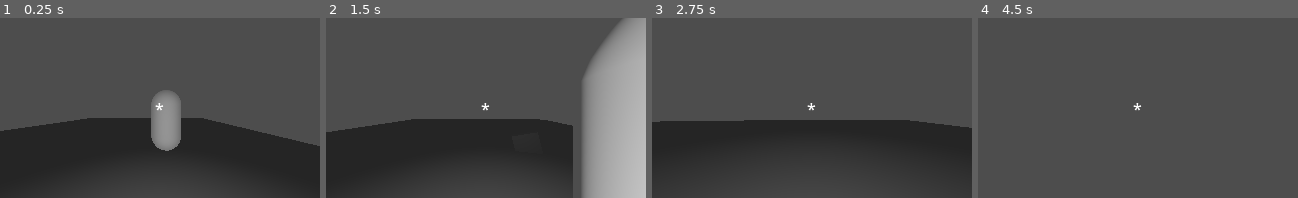
Above: before the commit, frames 1-4 (left to right).
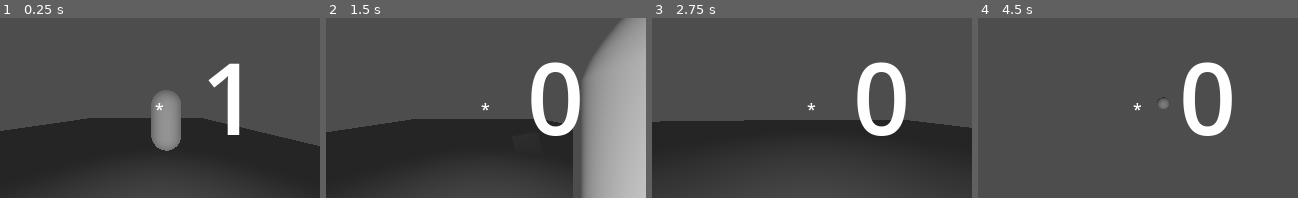
Above: after the commit, the same moments.

Repository: influenza-dotcom/3D-RPG
Game: Godot game, scene res://game.tscn
Same seed, same stepped clock (60 frames per second), same inputs: the game is played once before the commit and once after it.
Inputs (mouse positions are in pixels of both pictures, inside the frame that each line leads up to):
- Up to frame 1 (0.25 s): no input
- Up to frame 2 (1.5 s): move the mouse to (502, 108) at 0.52 s; press the mouse at (502, 108) at 0.53 s; hold W (forward) from 0.53 s (still down); tap Space (jump) at 0.77 s; move the mouse to (470, 108) at 1.27 s; release the mouse at (470, 108) at 1.28 s; click (470, 108) at 1.35 s
- Up to frame 3 (2.75 s): keep holding W (forward); tap Space (jump) at 1.52 s; move the mouse to (818, 104) at 2.02 s; press the mouse at (818, 104) at 2.03 s
- Up to frame 4 (4.5 s): keep holding W (forward); tap Enter at 2.75 s; move the mouse to (1134, 111) at 2.77 s; release the mouse at (1134, 111) at 2.78 s; click (1134, 111) at 2.85 s; tap Space (jump) at 3.02, 3.77 s; move the mouse to (1163, 109) at 3.52 s; press the mouse at (1163, 109) at 3.53 s; tap R (Reload, bound only after the commit) at 4.15 s; move the mouse to (1112, 106) at 4.27 s; release the mouse at (1112, 106) at 4.28 s; click (1112, 106) at 4.35 s

The runs differ from the first frame. In frame 1, 2.0% of the frame differs, in the area x 65-75%, y 25-65%; in frame 2, 3.3%; in frame 3, 3.3%; in frame 4, 3.5%, in the area x 55-80%, y 24-66%.

Commit message:
rpgpt0.000001

Diff:
--- a/Player.tscn
+++ b/Player.tscn
@@ -1,30 +1,43 @@
 [gd_scene format=3 uid="uid://u4d1weoodfyl"]
 
 [ext_resource type="Script" uid="uid://casooqe01qj65" path="res://player.gd" id="1_xhfnw"]
+[ext_resource type="Script" uid="uid://cgiqawmoh040v" path="res://reload.gd" id="2_3tkgg"]
 [ext_resource type="Script" uid="uid://k7w54ftj4cv6" path="res://attack.gd" id="2_e80uo"]
 [ext_resource type="Script" uid="uid://s33f6uge5lrq" path="res://mouse_input.gd" id="2_kpjcp"]
 [ext_resource type="Script" uid="uid://dai27h6juqwq4" path="res://inventory.gd" id="2_tdg3f"]
-[ext_resource type="Resource" uid="uid://1hb6seg5fr6s" path="res://pistol.tres" id="3_dtqjt"]
+[ext_resource type="Resource" uid="uid://bu7caixpr0wo" path="res://rock_weapon.tres" id="3_5ncpa"]
 [ext_resource type="Script" uid="uid://c4kxwn8enjkw" path="res://head.gd" id="3_kne1u"]
 [ext_resource type="Script" uid="uid://6rkb0tvvxd15" path="res://projectile_spawner.gd" id="5_cxr5p"]
 [ext_resource type="Script" uid="uid://24ipue4s7tg2" path="res://player_debug.gd" id="8_5ncpa"]
+[ext_resource type="Script" uid="uid://bqyq4oydrsw3d" path="res://ammo.gd" id="9_wi0c6"]
+[ext_resource type="Script" uid="uid://b5i2m6yd2ddy2" path="res://ui.gd" id="10_hp6x6"]
 
 [sub_resource type="CapsuleShape3D" id="CapsuleShape3D_mf4mk"]
 
-[node name="Player" type="CharacterBody3D" unique_id=1004389063]
+[sub_resource type="Theme" id="Theme_hp6x6"]
+default_font_size = 100
+
+[node name="Player" type="CharacterBody3D" unique_id=1004389063 groups=["Player"]]
 collision_mask = 2
 script = ExtResource("1_xhfnw")
 
+[node name="Reload" type="Node3D" parent="." unique_id=847704339]
+script = ExtResource("2_3tkgg")
+
 [node name="Inventory" type="Node3D" parent="." unique_id=1356118778]
 script = ExtResource("2_tdg3f")
-equipped_weapon = ExtResource("3_dtqjt")
+equipped_weapon = ExtResource("3_5ncpa")
+
+[node name="Ammo" type="Node3D" parent="." unique_id=2115594039]
+script = ExtResource("9_wi0c6")
 
 [node name="CollisionShape3D" type="CollisionShape3D" parent="." unique_id=67716590]
 shape = SubResource("CapsuleShape3D_mf4mk")
 
-[node name="Attack" type="Node3D" parent="." unique_id=2055883099 node_paths=PackedStringArray("muzzle")]
+[node name="Attack" type="Node3D" parent="." unique_id=2055883099 node_paths=PackedStringArray("muzzle", "clip")]
 script = ExtResource("2_e80uo")
 muzzle = NodePath("../Head/Muzzle")
+clip = NodePath("../Ammo")
 
 [node name="MouseInput" type="Node3D" parent="." unique_id=341331582]
 script = ExtResource("2_kpjcp")
@@ -42,12 +55,67 @@
 [node name="Muzzle" type="Marker3D" parent="Head" unique_id=2078084539]
 transform = Transform3D(1, 0, 0, 0, 1, 0, 0, 0, 1, 0.3, -0.2, -0.5)
 
-[node name="ProjectileSpawner" type="Node3D" parent="." unique_id=518438632]
+[node name="ProjectileSpawner" type="Node3D" parent="." unique_id=518438632 node_paths=PackedStringArray("muzzle", "player")]
 script = ExtResource("5_cxr5p")
+muzzle = NodePath("../Head/Muzzle")
+player = NodePath("..")
 
 [node name="PlayerDebug" type="Node3D" parent="." unique_id=1249552217]
 script = ExtResource("8_5ncpa")
 
+[node name="UI" type="CanvasLayer" parent="." unique_id=581370999 node_paths=PackedStringArray("player", "ammo_count")]
+script = ExtResource("10_hp6x6")
+player = NodePath("..")
+ammo_count = NodePath("../Ammo")
+
+[node name="Crosshair" type="Label" parent="UI" unique_id=1533898253]
+anchors_preset = 8
+anchor_left = 0.5
+anchor_top = 0.5
+anchor_right = 0.5
+anchor_bottom = 0.5
+offset_left = -20.0
+offset_top = -11.5
+offset_right = 20.0
+offset_bottom = 11.5
+grow_horizontal = 2
+grow_vertical = 2
+text = "*"
+horizontal_alignment = 1
+vertical_alignment = 1
+metadata/_edit_use_anchors_ = true
+
+[node name="AMMO" type="Label" parent="UI" unique_id=272971528]
+anchors_preset = 2
+anchor_top = 1.0
+anchor_bottom = 1.0
+offset_left = 137.0
+offset_top = -170.0
+offset_right = 322.0
+offset_bottom = -33.0
+grow_vertical = 0
+theme = SubResource("Theme_hp6x6")
+text = "test"
+horizontal_alignment = 1
+vertical_alignment = 1
+metadata/_edit_use_anchors_ = true
+
+[node name="HP" type="Label" parent="UI" unique_id=1463692062]
+anchors_preset = 2
+anchor_top = 1.0
+anchor_bottom = 1.0
+offset_left = 31.0
+offset_top = -311.0
+offset_right = 216.0
+offset_bottom = -174.0
+grow_vertical = 0
+theme = SubResource("Theme_hp6x6")
+text = "test"
+horizontal_alignment = 1
+vertical_alignment = 1
+metadata/_edit_use_anchors_ = true
+
+[connection signal="reload" from="Reload" to="Ammo" method="reload"]
 [connection signal="spawn_projectile" from="Attack" to="ProjectileSpawner" method="spawn_projectile"]
 [connection signal="attack" from="MouseInput" to="Attack" method="_on_mouse_input_attack"]
 [connection signal="rotate" from="MouseInput" to="." method="_on_mouse_input_rotate"]
--- a/Projectile.tscn
+++ b/Projectile.tscn
@@ -13,7 +13,7 @@
 emission_enabled = true
 emission = Color(1, 0.7294118, 0, 1)
 emission_energy_multiplier = 16.0
-subsurf_scatter_enabled = true
+rim_enabled = true
 
 [sub_resource type="SphereShape3D" id="SphereShape3D_a85iw"]
 radius = 0.05
@@ -25,7 +25,7 @@
 script = ExtResource("1_a85iw")
 
 [node name="MeshInstance3D" type="MeshInstance3D" parent="." unique_id=1548973859]
-transform = Transform3D(0.01, 0, 0, 0, 0.01, 0, 0, 0, 6, 0, 0, 0.44855142)
+transform = Transform3D(0.01, 0, 0, 0, 0.01, 0, 0, 0, 6, 0, 0, 0.3261749)
 mesh = SubResource("SphereMesh_akgne")
 surface_material_override/0 = SubResource("StandardMaterial3D_t7eop")
 
--- /dev/null
+++ b/ammo.gd
@@ -0,0 +1,32 @@
+extends Node3D
+
+var inventory
+var current_weapon
+
+var current_ammo
+var max_ammo
+
+func get_inventory():
+	inventory = get_parent().get_node("Inventory")
+	inventory.weapon_changed.connect(_on_weapon_changed)
+	current_weapon = inventory.equipped_weapon
+
+func _on_weapon_changed(_weapon: Weapon):
+	current_weapon = _weapon
+
+func set_to_max_ammo():
+	current_ammo = current_weapon.max_ammo
+
+func consume_ammo() -> bool:
+	if current_ammo > 0.0:
+		current_ammo -= 1.0
+		return true
+	else:
+		return false
+
+func reload():
+	set_to_max_ammo()
+
+func _ready() -> void:
+	get_inventory()
+	set_to_max_ammo()
--- a/attack.gd
+++ b/attack.gd
@@ -3,6 +3,7 @@
 signal spawn_projectile(_from, _direction, _visual_only: bool)
 
 @export var muzzle: Node3D
+@export var clip: Node3D
 
 var current_weapon: Weapon
 
@@ -25,11 +26,15 @@
 	if not current_weapon:
 		return
 
+	if !clip.consume_ammo():
+		return
+
 	var _space_state = get_world_3d().direct_space_state
 	var _center = get_viewport().get_visible_rect().size / 2.0
 	var _from = _camera.project_ray_origin(_center)
-	var _direction = -_camera.global_transform.basis.z
+	var _direction = _camera.project_ray_normal(_center)
 	var _to = _from + _direction * current_weapon.effective_range
+	var _far_point = _from + _direction * 10.0
 
 	var _query = PhysicsRayQueryParameters3D.create(_from, _to)
 	_query.exclude = [get_parent()]
@@ -41,6 +46,8 @@
 		print("Hit: ", _result.collider.name)
 		if _result.collider.has_method("take_damage"):
 			_result.collider.take_damage(current_weapon.damage)
-			spawn_projectile.emit(_spawn_point, _direction, true)
+			var _visual_direction = (_result.position - _spawn_point).normalized()
+			spawn_projectile.emit(_spawn_point, _visual_direction, true)
 	else:
-		spawn_projectile.emit(_spawn_point, _direction, false)
+		var _visual_direction = (_far_point - _spawn_point).normalized()
+		spawn_projectile.emit(_spawn_point, _visual_direction, false)
--- a/enemy.tscn
+++ b/enemy.tscn
@@ -21,7 +21,8 @@
 [node name="Mesh" type="MeshInstance3D" parent="." unique_id=195095158]
 mesh = SubResource("CapsuleMesh_7k104")
 
-[node name="Flash" type="Node3D" parent="." unique_id=1223745730]
+[node name="Flash" type="Node3D" parent="." unique_id=1223745730 node_paths=PackedStringArray("mesh")]
 script = ExtResource("2_4gyqm")
+mesh = NodePath("../Mesh")
 
 [connection signal="damaged" from="." to="Flash" method="_on_enemy_damaged"]
--- a/flash.gd
+++ b/flash.gd
@@ -1,6 +1,6 @@
 extends Node3D
 
-@onready var mesh: MeshInstance3D = $"../Mesh"
+@export var mesh: MeshInstance3D
 
 func _on_enemy_damaged(_current_hp: float, _max_hp: float) -> void:
 	flash()
--- a/game.tscn
+++ b/game.tscn
@@ -4,22 +4,4 @@
 
 [node name="Game" type="Node3D" unique_id=306039976]
 
-[node name="UI" type="CanvasLayer" parent="." unique_id=1065244131]
-
-[node name="Crosshair" type="Label" parent="UI" unique_id=1475178663]
-anchors_preset = 8
-anchor_left = 0.5
-anchor_top = 0.5
-anchor_right = 0.5
-anchor_bottom = 0.5
-offset_left = -20.0
-offset_top = -11.5
-offset_right = 20.0
-offset_bottom = 11.5
-grow_horizontal = 2
-grow_vertical = 2
-text = "*"
-horizontal_alignment = 1
-vertical_alignment = 1
-
 [node name="Level" parent="." unique_id=1728955352 instance=ExtResource("1_80nbo")]
--- a/project.godot
+++ b/project.godot
@@ -36,6 +36,10 @@
 window/subwindows/embed_subwindows=false
 window/stretch/scale_mode="integer"
 
+[global_group]
+
+Player=""
+
 [input]
 
 Attack={
@@ -68,6 +72,11 @@
 "events": [Object(InputEventKey,"resource_local_to_scene":false,"resource_name":"","device":-1,"window_id":0,"alt_press …(191 unchanged characters)…
 ]
 }
+Reload={
+"deadzone": 0.2,
+"events": [Object(InputEventKey,"resource_local_to_scene":false,"resource_name":"","device":-1,"window_id":0,"alt_pressed":false,"shift_pressed":false,"ctrl_pressed":false,"meta_pressed":false,"pressed":false,"keycode":0,"physical_keycode":82,"key_label":0,"unicode":114,"location":0,"echo":false,"script":null)
+]
+}
 
 [physics]
 
--- a/projectile.gd
+++ b/projectile.gd
@@ -1,3 +1,4 @@
+class_name Projectile
 extends RigidBody3D
 
 var direction: Vector3 = Vector3.FORWARD
--- a/projectile_spawner.gd
+++ b/projectile_spawner.gd
@@ -1,7 +1,7 @@
 extends Node3D
 
-var projectile_scene = preload("res://Projectile.tscn")
-@onready var muzzle: Marker3D = $"../Head/Muzzle"
+@export var muzzle: Marker3D
+@export var player: Character
 
 var current_weapon: Weapon
 
@@ -18,7 +18,10 @@
 		return
 
 
-	var _bullet = projectile_scene.instantiate()
+	var _bullet = current_weapon.projectile_scene.instantiate()
+
+	_bullet.gravity_scale = current_weapon.bullet_gravity_scale
+	_direction = _direction.rotated(_direction.cross(Vector3.UP).normalized(), deg_to_rad(current_weapon.launch_angle))
 	_bullet.direction = _direction
 	_bullet.damage = current_weapon.damage
 	_bullet.life_time = current_weapon.projectile_life_time
--- /dev/null
+++ b/reload.gd
@@ -0,0 +1,12 @@
+extends Node3D
+
+signal reload
+
+# Called when the node enters the scene tree for the first time.
+func reload_weapon() -> void:
+	reload.emit()
+
+func _unhandled_input(event: InputEvent) -> void:
+
+	if event.is_action_pressed("Reload"):
+		reload_weapon()
--- /dev/null
+++ b/rock_projectile.gd
@@ -0,0 +1 @@
+extends Projectile
--- /dev/null
+++ b/rock_projectile.tscn
@@ -0,0 +1,24 @@
+[gd_scene format=3 uid="uid://dsh4ofwyvp0w4"]
+
+[ext_resource type="Script" uid="uid://57dhcpts752p" path="res://rock_projectile.gd" id="1_g3ye5"]
+
+[sub_resource type="SphereMesh" id="SphereMesh_b4wt3"]
+radius = 0.063
+height = 0.125
+
+[sub_resource type="SphereShape3D" id="SphereShape3D_o0qsl"]
+radius = 0.05
+
+[node name="RockProjectile" type="RigidBody3D" unique_id=825465302]
+collision_mask = 2
+contact_monitor = true
+max_contacts_reported = 1
+script = ExtResource("1_g3ye5")
+
+[node name="MeshInstance3D" type="MeshInstance3D" parent="." unique_id=524781884]
+mesh = SubResource("SphereMesh_b4wt3")
+
+[node name="CollisionShape3D" type="CollisionShape3D" parent="." unique_id=1174596548]
+shape = SubResource("SphereShape3D_o0qsl")
+
+[connection signal="body_entered" from="." to="." method="_on_body_entered"]
--- /dev/null
+++ b/rock_weapon.tres
@@ -0,0 +1,15 @@
+[gd_resource type="Resource" script_class="Weapon" format=3 uid="uid://bu7caixpr0wo"]
+
+[ext_resource type="PackedScene" uid="uid://dsh4ofwyvp0w4" path="res://rock_projectile.tscn" id="1_yguwm"]
+[ext_resource type="Script" uid="uid://b1hemngkjap38" path="res://weapon.gd" id="2_u6xaq"]
+
+[resource]
+script = ExtResource("2_u6xaq")
+effective_range = 1.0
+damage = 2.0
+projectile_scene = ExtResource("1_yguwm")
+projectile_speed = 10.0
+max_ammo = 1.0
+bullet_gravity_scale = 1.0
+launch_angle = 15.0
+metadata/_custom_type_script = "uid://b1hemngkjap38"
--- /dev/null
+++ b/ui.gd
@@ -0,0 +1,11 @@
+extends CanvasLayer
+
+@export var player: Character
+@export var ammo_count: Node3D
+
+@onready var hp: Label = $HP
+@onready var ammo: Label = $AMMO
+
+func _process(_delta: float) -> void:
+	hp.text = "%d" % player.hp
+	ammo.text = "%d" % ammo_count.current_ammo
--- a/weapon.gd
+++ b/weapon.gd
@@ -2,7 +2,12 @@
 extends Resource
 
 @export var effective_range: float = 20.0
-@export var damage: float = .250
+@export var damage: float = 1.0
 @export var projectile_scene: PackedScene
 @export var projectile_life_time: float = 10.0
 @export var projectile_speed: float = 80.0
+
+@export var max_ammo: float = 10.0
+
+@export var bullet_gravity_scale: float = 0.1
+@export var launch_angle: float = 0.0
Not shown, added: ammo.gd.uid
Not shown, added: reload.gd.uid
Not shown, added: rock_projectile.gd.uid
Not shown, added: ui.gd.uid
